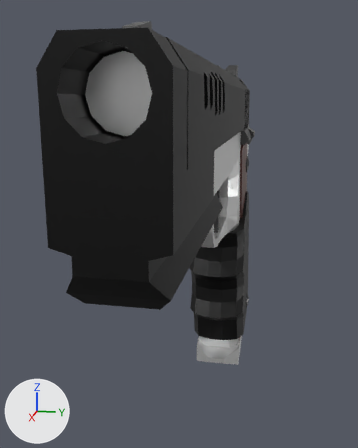
A saved change to the Blender file Type45-Custom.blend.
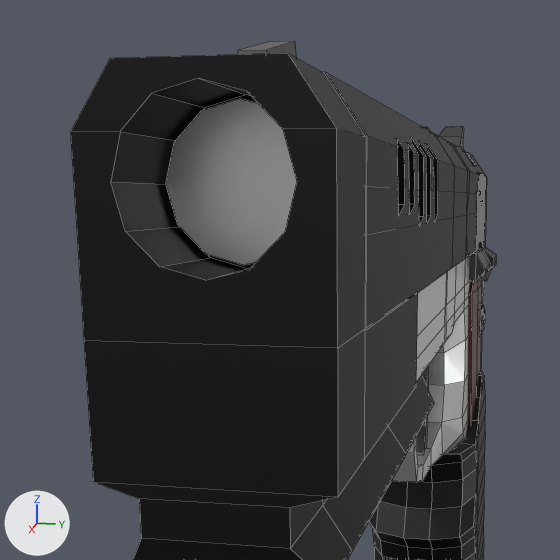
There are two pictures of each version: one whole from a camera (50 mm lens) standing at (7.93, 1.17, 2.59) and looking at (-0.07, -0.43, 0.58), one close up on the part from 0% to 80% of the width and 0% to 64% of the height. Every picture has the same lights, and +X, +Y and +Z are marked at lower left. The close-ups show mesh edges as thin lines.

The older version as bpy lines, for what is in view:
```python
me_cube_015 = bpy.data.meshes.new('Cube.015')
me_cube_015.from_pydata(...)  # 2246 vertices, 1643 faces; spans x -26.7..52.6, y -2.4..2.2, z -39.8..12.4
# faces by material slot: [163, 1042, 38, 400]
me_cube_015.materials.append(mat_material_002)  # white #f0f0f0
me_cube_015.materials.append(mat_material_003)  # black #000000
me_cube_015.materials.append(mat_material_004)  # brown #5b3129
me_cube_015.materials.append(mat_material_005)  # black #363636
ob_cube_011 = bpy.data.objects.new('Cube.011', me_cube_015)
ob_cube_011.location = (-1.54, -0.02, 1.84)
ob_cube_011.scale = (0.118, 0.305, 0.118)
```
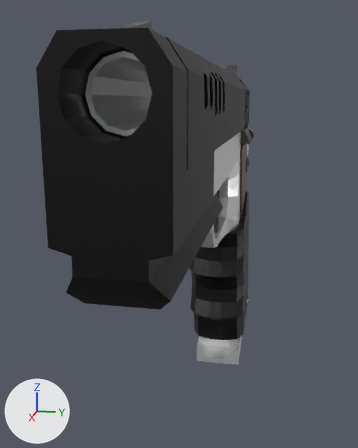
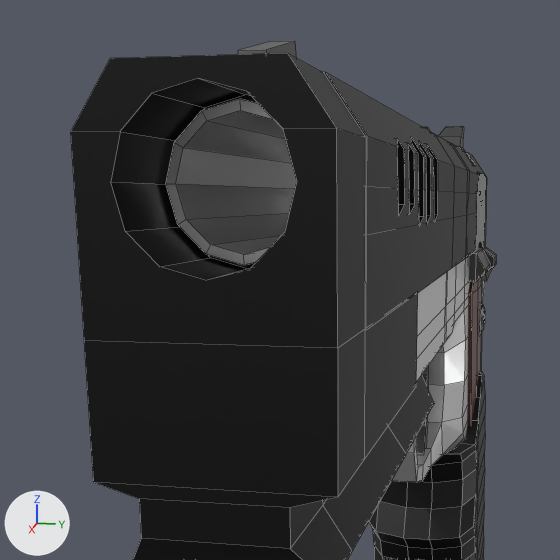
The edits, one by one:
me_cube_015 is used by ob_cube_011; location (-1.54, -0.02, 1.84); scale (0.118, 0.305, 0.118).
me_cube_015 had 2246 vertices, 1643 faces and spanned x -26.7..52.6, y -2.4..2.2, z -39.8..12.4.
me_cube_015 now has 2270 vertices, 1667 faces and spans x -26.7..52.6, y -2.4..2.2, z -39.8..12.4.
Part 1, on me_cube_015:
1 face is deleted.
12 vertices are added at x 19.3, y -0.8..0.9, z 4.5..9.1.
12 new vertices lie (29.4, 0.0, 0.0) away from vertices in x 19.3, y -0.8..0.9, z 4.5..9.1.
25 new faces join them, mat_material_002 (white #f0f0f0).

Pixel boxes (x1, y1, x2, y2) of what changed, in the close-ups (560 x 560 px):
part 1 of me_cube_015, built on: (166, 99, 297, 265) in both
